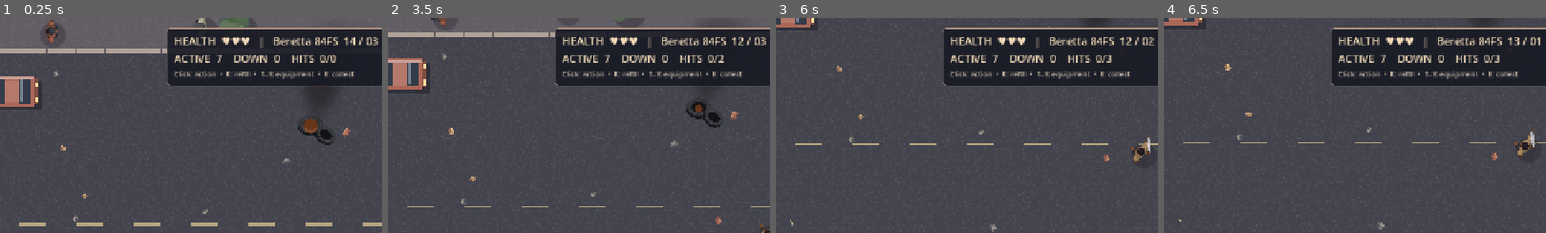
Above: before the commit, frames 1-4 (left to right).
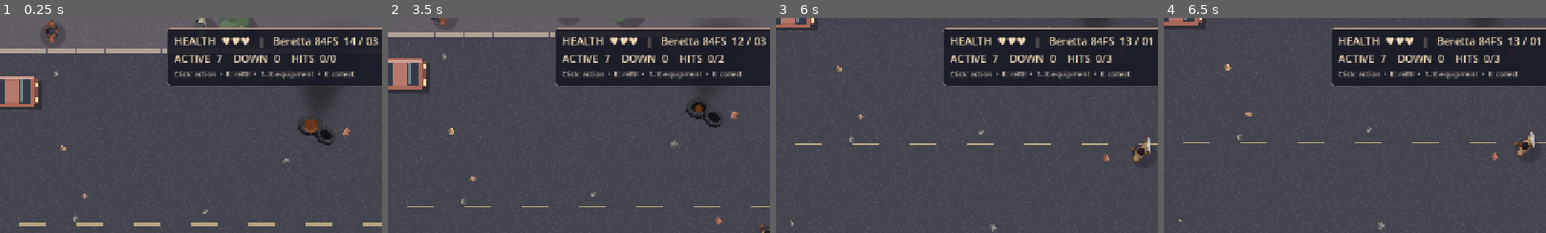
Above: after the commit, the same moments.

Repository: cryogenized-spec/Pineridge-Crisis-Saafiya-s-Revenge
Game: Godot game, scene res://scenes/main.tscn
Same seed, same stepped clock (60 frames per second), same inputs: the game is played once before the commit and once after it.
Inputs (mouse positions are % of the whole screen's width and height, from its top left):
- Up to frame 1 (0.25 s): no input
- Up to frame 2 (3.5 s): tap Enter at 0.5 s; move the mouse to (72, 45) at 0.52 s; hold Right 0.53-1.28 s; tap R at 0.6, 1.35, 2.3, 3.05 s; click (72, 45) at 0.67 s; move the mouse to (30, 55) at 1.27 s; hold Down 1.28-2.03 s; move the mouse to (60, 28) at 2.02 s; hold Right 2.03-2.78 s; tap 1 at 2.1 s; move the mouse to (45, 70) at 2.77 s; hold Up from 2.78 s (still down); tap 2 at 2.85 s; click (45, 70) at 2.92 s
- Up to frame 3 (6 s): move the mouse to (80, 65) at 3.52 s; release Up at 3.53 s; hold Left 3.53-5.03 s; tap 3 at 3.6 s; tap R at 3.8, 4.55, 5.3 s; move the mouse to (20, 35) at 4.27 s; tap 4 at 4.35 s; move the mouse to (55, 50) at 5.02 s; hold Down 5.03-5.78 s; tap 5 at 5.1 s; click (55, 50) at 5.17 s; move the mouse to (35, 25) at 5.77 s; hold Right from 5.78 s (still down); tap 6 at 5.85 s
- Up to frame 4 (6.5 s): keep holding Right; tap R at 6.05 s
The pictures show only the part of the screen within x 50-100%, y 0-50%; the shares and areas given below are measured in that part.

Frames 1-2 are identical in both runs. In frame 3, less than 0.1% of the frame differs, in the area x 91-99%, y 8-13%; in frame 4, nothing differs.

Commit message:
Synchronize reload UI to supplied recordings and remove placeholder completion beep

Diff:
--- a/scripts/encounter.gd
+++ b/scripts/encounter.gd
@@ -211,8 +211,12 @@
 		return
 	if reload_clock > 0.0 or spares[slot] <= 0 or rounds[slot] >= int(KIT[slot]["size"]):
 		return
-	reload_clock = 1.35 if slot == 2 else 1.0
-	audio.play_cue("akm_reload" if slot == 2 else "beretta_reload" if slot == 0 else "cz75_reload")
+	var cue := "akm_reload" if slot == 2 else ("beretta_reload" if slot == 0 else "cz75_reload")
+	# Stay in the reload state while this project's replacement clip plays.
+	# Avoid completing early and layering a synthesized 'reset' tone over it.
+	var stream: AudioStream = audio.stream_for(cue)
+	reload_clock = clampf(stream.get_length(),0.65,4.0)
+	audio.play_cue(cue)
 
 func fire_player() -> void:
 	if finished or player_hp <= 0 or cooldown > 0.0 or reload_clock > 0.0:
@@ -515,7 +519,6 @@
 		if reload_clock<=0:
 			rounds[slot]=int(KIT[slot]["size"])
 			spares[slot]-=1
-			audio.play_cue("reset")
 			update_hud()
 	if player_hp>0 and not finished:
 		for item in actors:
Not shown, changed: docs/parity.md
